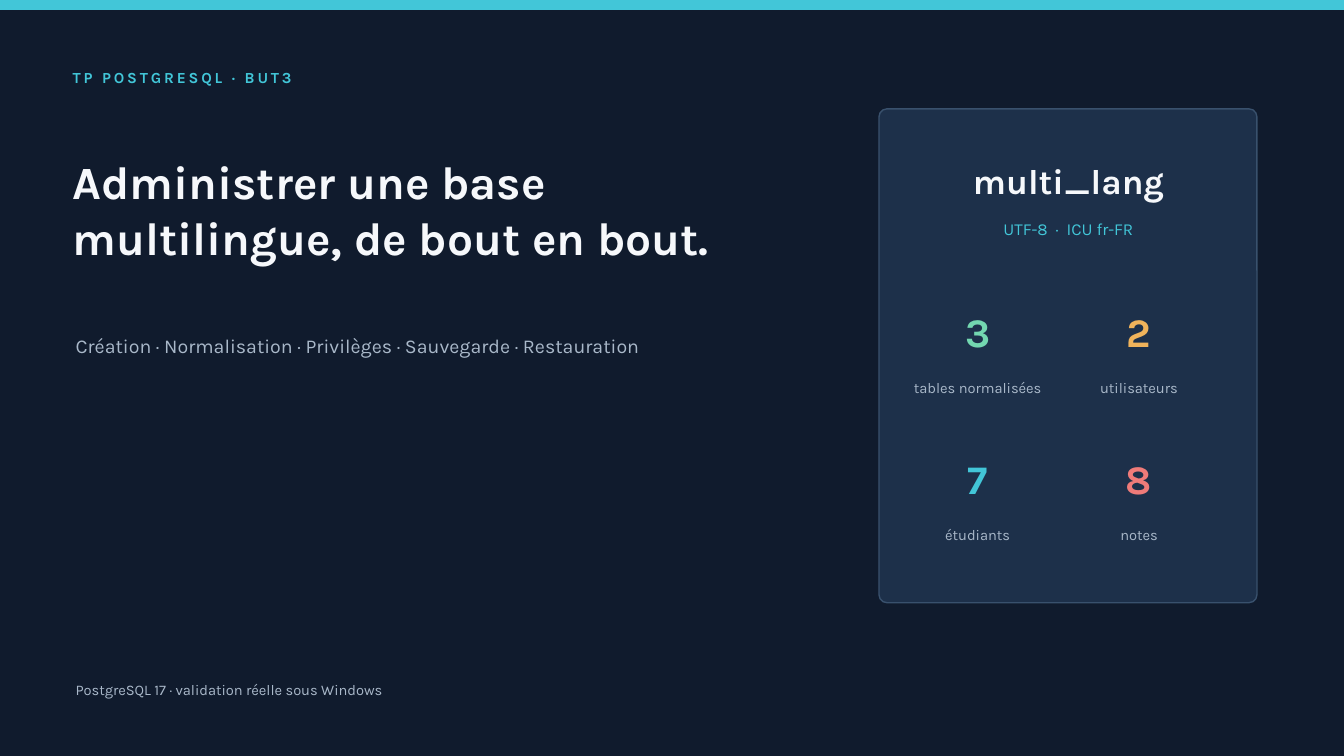
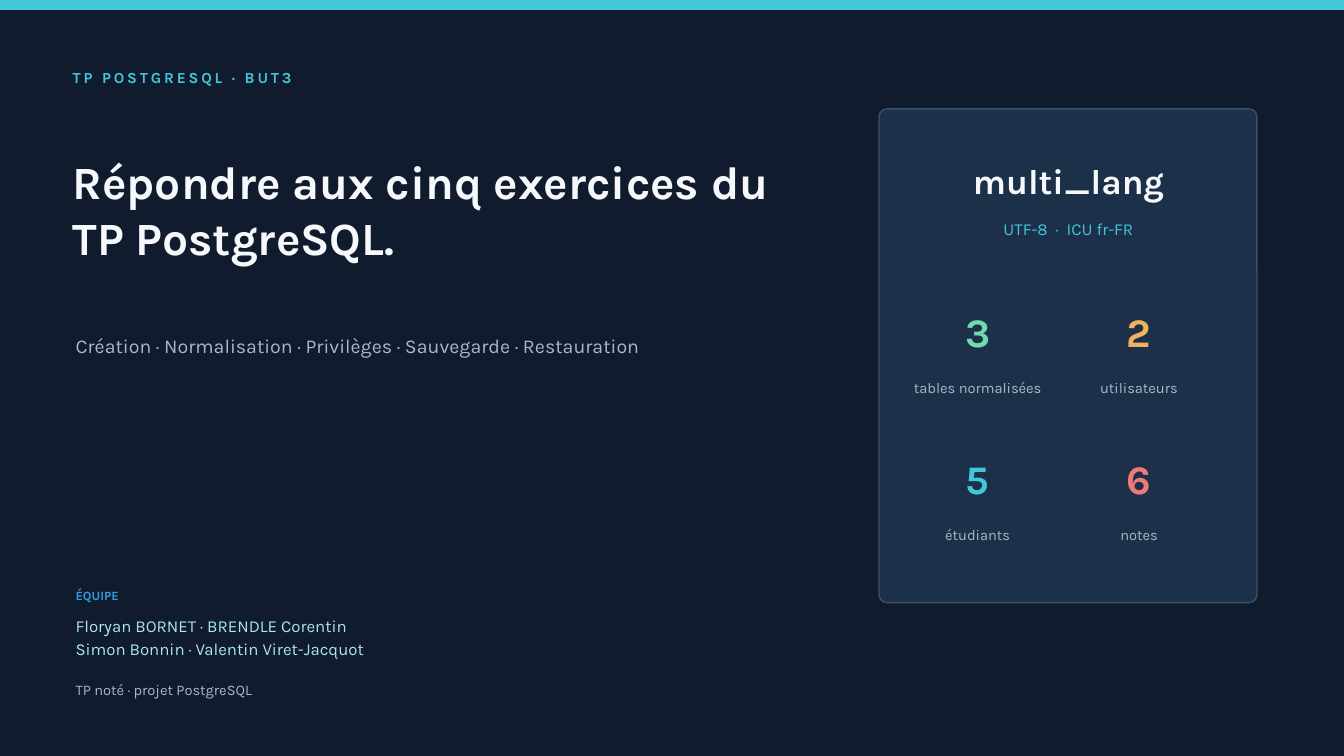
Before and after one commit to BornetFloryan/tp-postgresql, a slide deck: slide 1 of presentation/TP_PostgreSQL_Multilingue.pptx. Drawn at 1344x756 pixels with LibreOffice and Linux fonts; fonts in the diff are those of the drawing. Boxes give left, top, right and bottom in pixels: in the first picture for what was removed or moved away, otherwise in the second. Text is boxed around its words. In the diff, an @@ line names an element or a change of style, - is before the commit and + after.

```diff
--- a/presentation/TP_PostgreSQL_Multilingue.pptx
+++ b/presentation/TP_PostgreSQL_Multilingue.pptx
@@ text at [73, 162, 768, 266]: text changed @@
-Administrer une base
-multilingue, de bout en bout.
+Répondre aux cinq exercices du TP PostgreSQL.
@@ text at [966, 467, 990, 495]: text changed @@
-7
+5
@@ text at [1127, 467, 1152, 495]: text changed @@
-8
+6
@@ text added at [76, 589, 119, 602], 9 pt, text #329CE2, bold @@
+ÉQUIPE
@@ text added at [76, 620, 364, 659], 12 pt, text #AAE5F5 @@
+Floryan BORNET · BRENDLE Corentin
+Simon Bonnin · Valentin Viret-Jacquot
@@ text at [76, 684, 251, 699]: text changed @@
-PostgreSQL 17 · validation réelle sous Windows
+TP noté · projet PostgreSQL
```
Also in this commit, not shown: 7 other slides changed, 12 other files.
